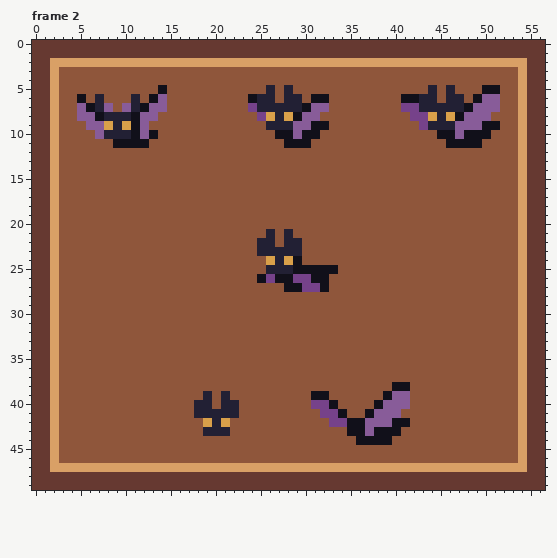
Edited in one commit: pixel-art file (RECURSOS/Archivos.asp/Obstacle_Bat.aseprite). The first picture shows the starting point.
57x50 pixels, 2 frames. Shown: frame 2. The commit also changed other frames, which this record leaves out.
The result:
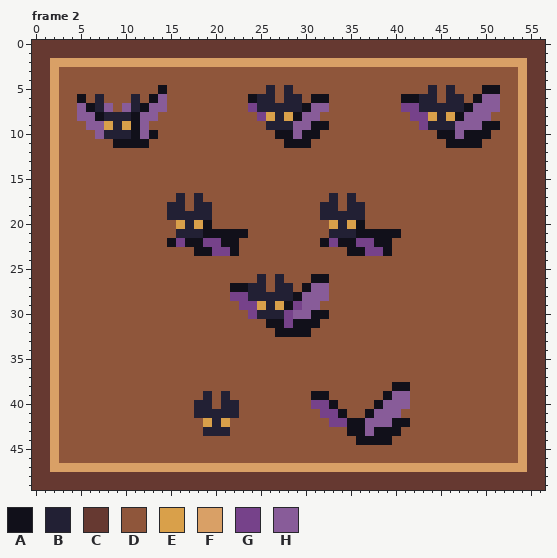
Palette (. is transparent): A #11101a  B #222034  C #663931  D #8f563b  E #d9a04a  F #d9a066  G #76428a  H #885c99
The edit:
Frame 2, layer "Murcielago":
y 17: x 16 D -> B; x 18 D -> B; x 33 D -> B; x 35 D -> B
y 18: x 15..16 DD -> BB; x 18..19 DD -> BB; x 32..33 DD -> BB; x 35..36 DD -> BB
y 19: x 15..19 DDDDD -> BBBBB; x 32..36 DDDDD -> BBBBB
y 20: x 16..19 DDDD -> EBEA; x 33..36 DDDD -> EBEA
y 21: x 16..23 DDDDDDDD -> BBBAAAAA; x 26 B -> D; x 28 B -> D; x 33..40 DDDDDDDD -> BBBAAAAA
y 22: x 15..22 DDDDDDDD -> AGAAGGAA; x 25..26 BB -> DD; x 28..29 BB -> DD; x 32..39 DDDDDDDD -> AGAAGGAA
y 23: x 18..22 DDDDD -> AAGGA; x 25..29 BBBBB -> DDDDD; x 35..39 DDDDD -> AAGGA
y 24: x 26..29 EBEA -> DDDD
y 25: x 26..33 BBBAAAAA -> DDDDDDDD
y 26: x 25..30 AGAAGG -> BDBDDD
y 27: x 22..25 DDDD -> AABB; x 27..32 DAAGGA -> BBDAHH
y 28: x 22..32 DDDDDDDDDDD -> GGBBBBBAHHH
y 29: x 23..31 DDDDDDDDD -> GGEBEAGHH
y 30: x 24..32 DDDDDDDDD -> GBBBGHHAA
y 31: x 26..31 DDDDDD -> AAGAAA
y 32: x 27..30 DDDD -> AAAA
Boxes around the changes in both pictures, in picture pixels (x1, y1, x2, y2):
changed: (167, 193, 401, 337)
